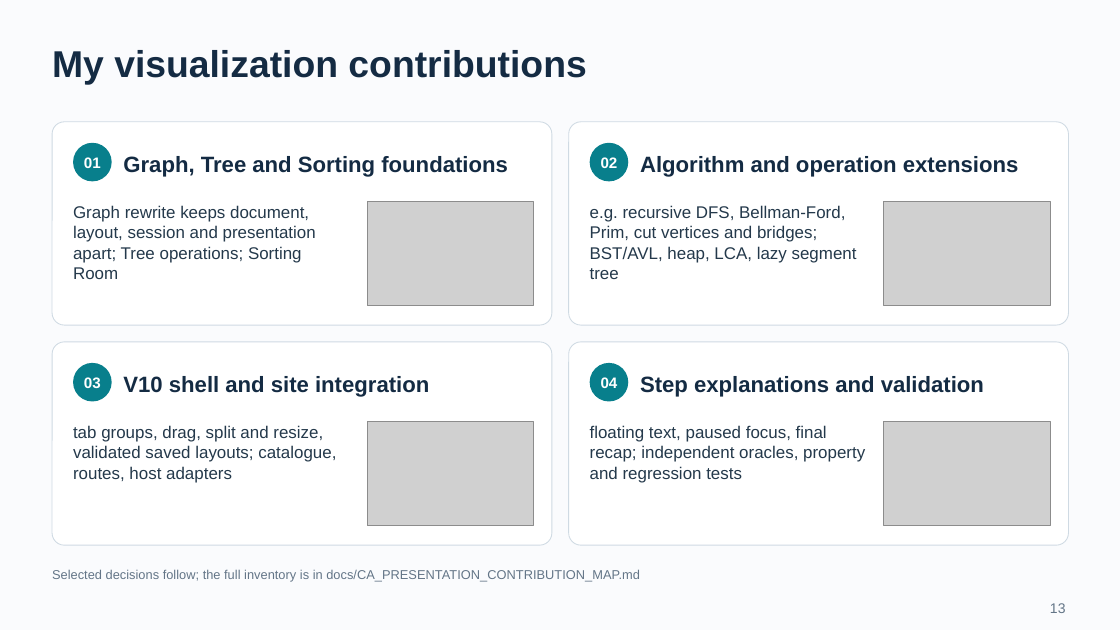
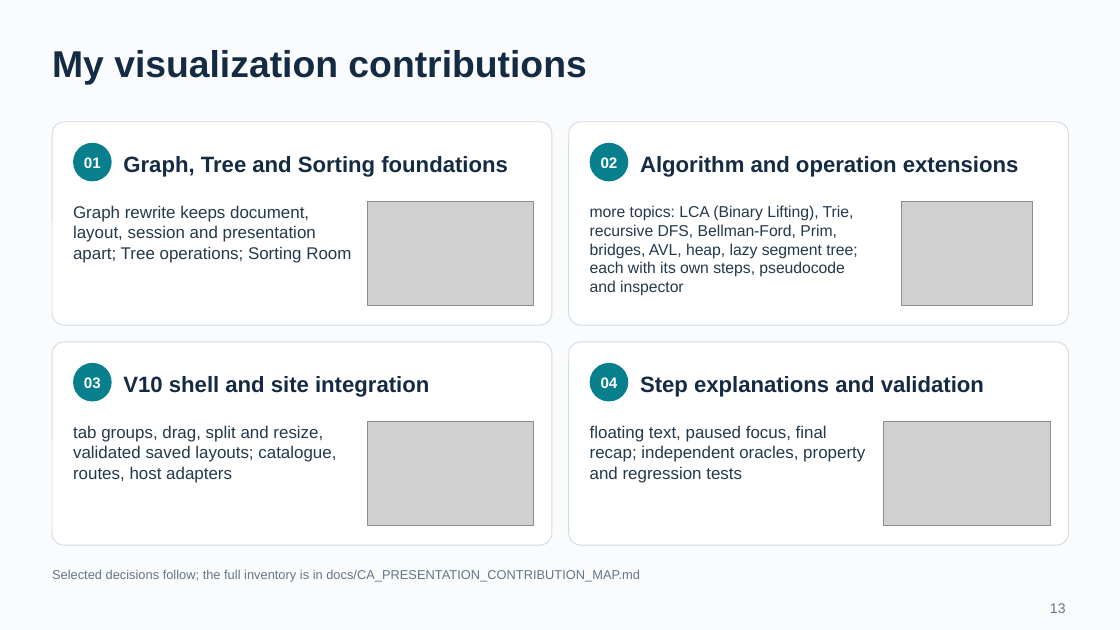
Before and after one commit to BJoozz/docsforfyp, a slide deck: slide 13 of presentation/VisuAlgo_CA_Presentation.pptx. Drawn at 1120x630 pixels with LibreOffice and Linux fonts; fonts in the diff are those of the drawing; grey boxes stand for pictures. Boxes give left, top, right and bottom in pixels: in the first picture for what was removed or moved away, otherwise in the second. Text is boxed around its words. In the diff, an @@ line names an element or a change of style, - is before the commit and + after.

```diff
--- a/presentation/VisuAlgo_CA_Presentation.pptx
+++ b/presentation/VisuAlgo_CA_Presentation.pptx
@@ text "Graph rewrite keeps document, layout, ..." rewrapped from <box>73,205,316,279</box> to <box>73,205,351,263</box> @@
@@ text at <box>590,205,857,296</box>: text changed; size 14.5 to 13.5 pt @@
-e.g. recursive DFS, Bellman-Ford, Prim, cut vertices and bridges; BST/AVL, heap, LCA, lazy segment tree
+more topics: LCA (Binary Lifting), Trie, recursive DFS, Bellman-Ford, Prim, bridges, AVL, heap, lazy segment tree; each with its own steps, pseudocode and inspector
@@ picture: place and size @@
-picture at <box>884,202,1050,306</box>
+picture at <box>902,202,1033,306</box>
```
Also in this commit, not shown: 4 other slides changed, 14 other files.
